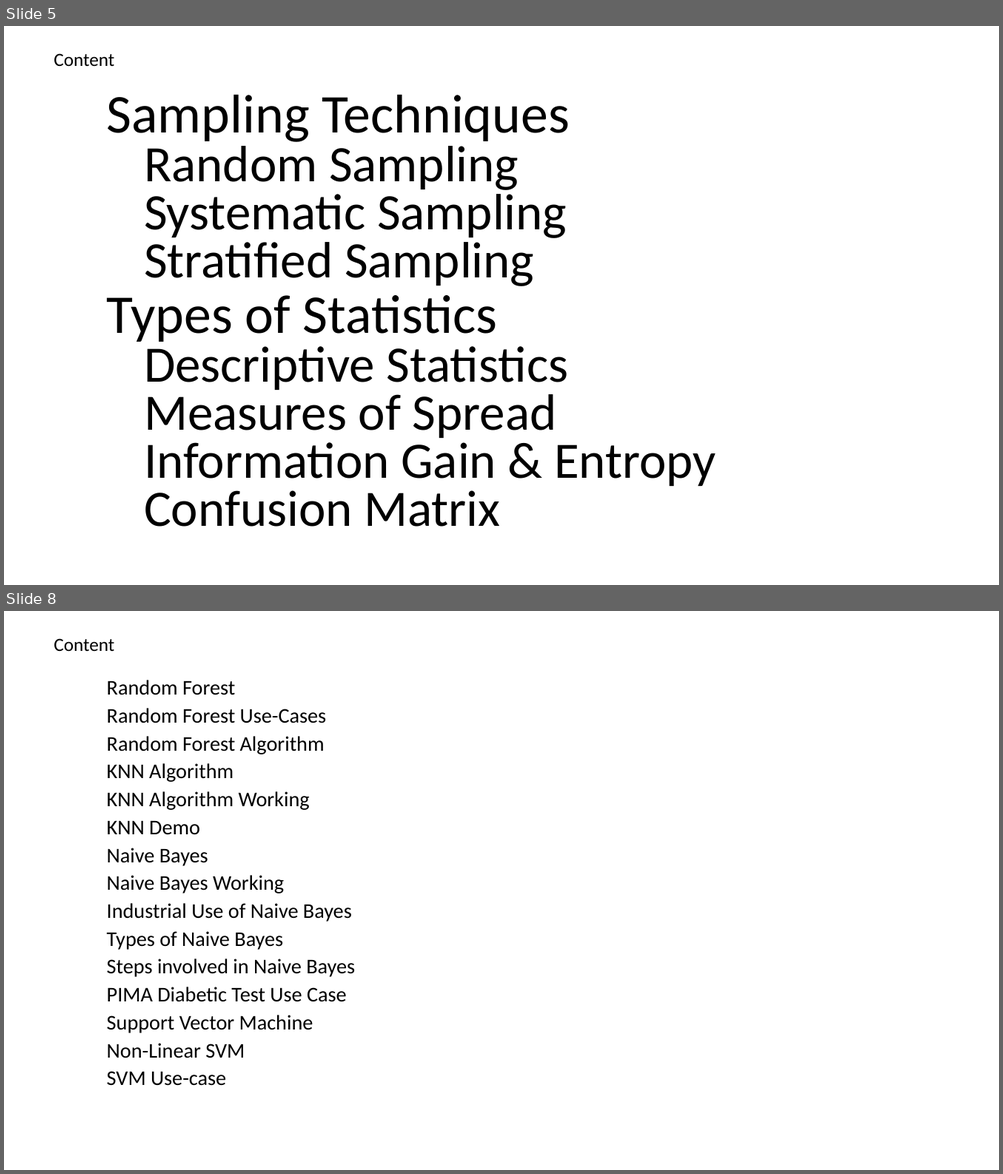
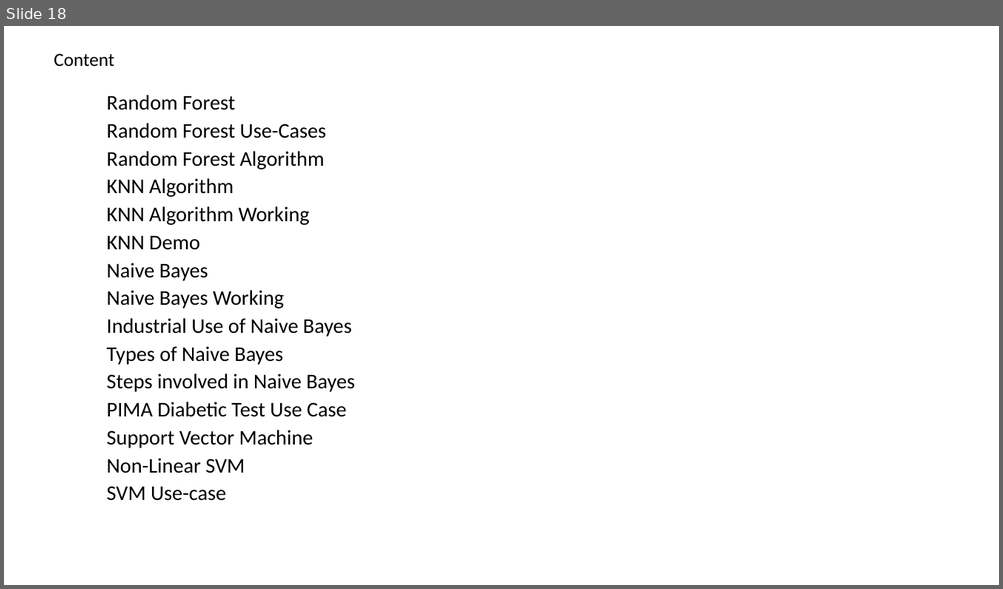
Before and after one commit to renshan2/accesspy, a slide deck: AI-ML-DL/Machine Learning.pptx. Shown one above the other, each under a label of ours: slides 5 and 8 before the commit, slide 18 after it; the slides between them are not shown. The pictures are 1003x1174 and 1003x589 pixels, drawn with LibreOffice and Linux fonts; fonts in the diff are those of the drawing. Boxes give left, top, right and bottom in pixels: in the first picture for what was removed or moved away, otherwise in the second. Text is boxed around its words. In the diff, an @@ line names an element or a change of style, - is before the commit and + after.

```diff
--- a/AI-ML-DL/Machine Learning.pptx
+++ b/AI-ML-DL/Machine Learning.pptx
@@ slide 5 removed at bbox=[4, 26, 999, 585], background #FFFFFF @@
@@ text removed at bbox=[54, 53, 114, 66] @@
-Content
@@ subtitle removed at bbox=[107, 94, 716, 527] @@
-Sampling Techniques
-  Random Sampling
-  Systematic Sampling
-  Stratified Sampling
-Types of Statistics
-  Descriptive Statistics
-  Measures of Spread
-  Information Gain & Entropy
-  Confusion Matrix
@@ what was slide 8 is now slide 18 @@
```
Also in this commit, not shown: 4 slides changed, 11 slides added, 4 other files.
